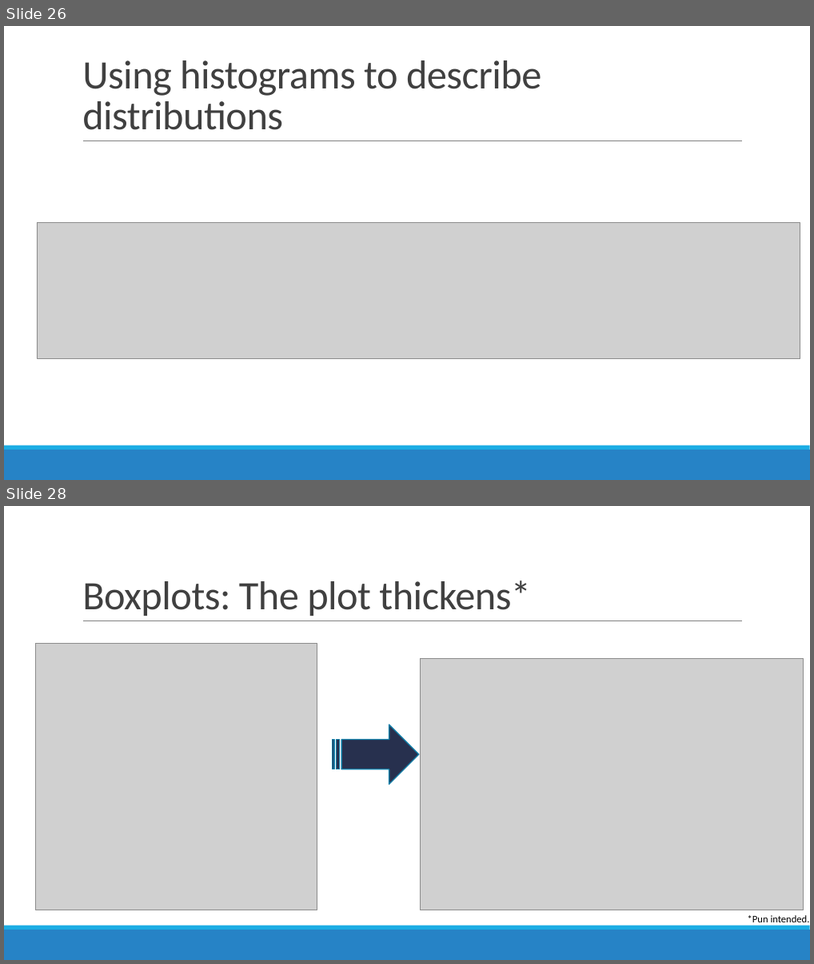
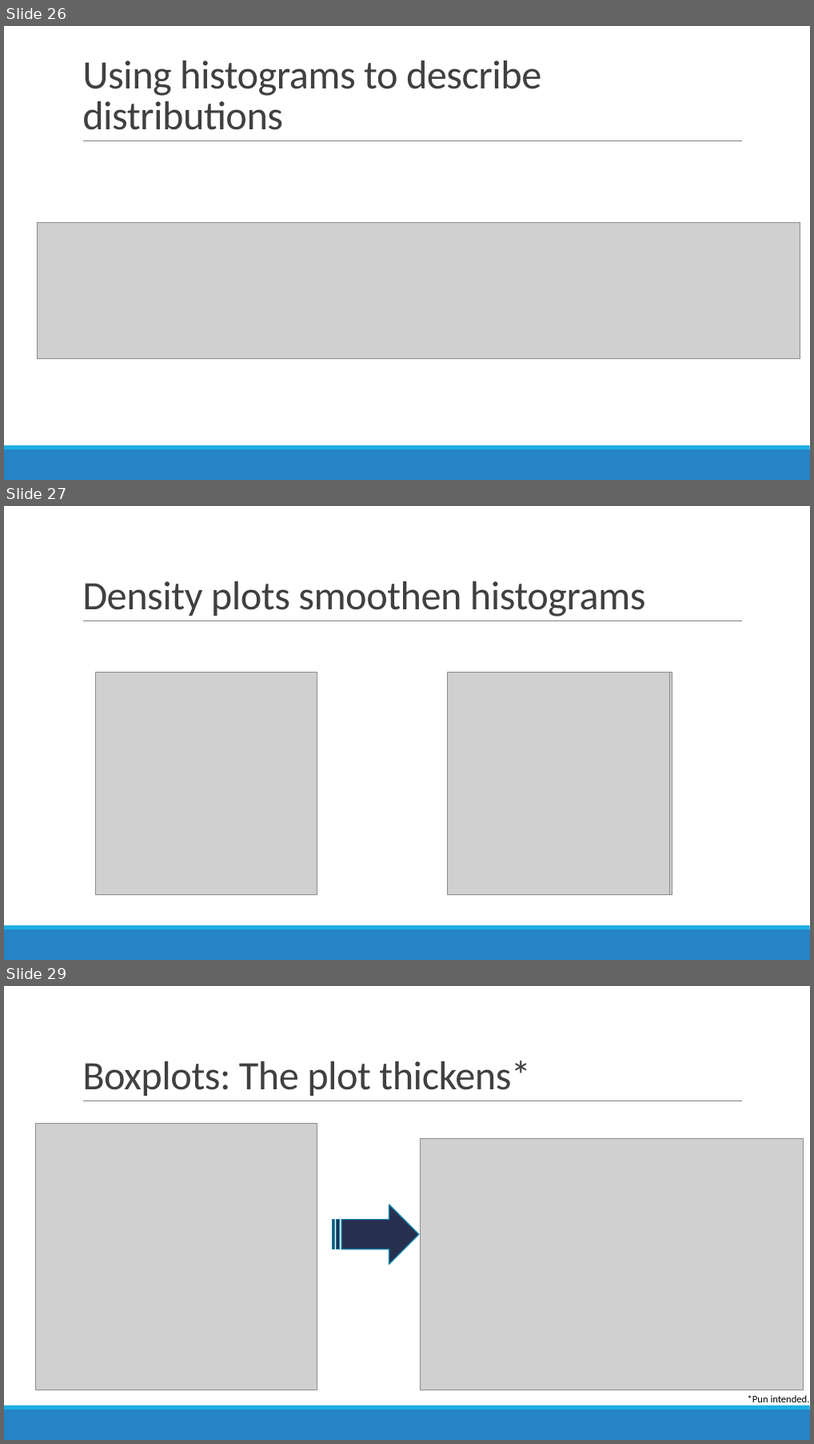
Before and after one commit to sjspielman/bio5312_fall2017, a slide deck: slides/day1_descriptive_and_summary.pptx. Shown one above the other, each under a label of ours: slides 26 and 28 before the commit, slides 26, 27 and 29 after it; the slides between them are not shown. The pictures are 814x964 and 814x1444 pixels, drawn with LibreOffice and Linux fonts; fonts in the diff are those of the drawing; grey boxes stand for pictures. Boxes give left, top, right and bottom in pixels: in the first picture for what was removed or moved away, otherwise in the second. Text is boxed around its words. In the diff, an @@ line names an element or a change of style, - is before the commit and + after.

Commit message:
Added violin and density to day1

```diff
--- a/slides/day1_descriptive_and_summary.pptx
+++ b/slides/day1_descriptive_and_summary.pptx
@@ slide 27 added at bbox=[4, 506, 810, 960], background #FFFFFF; not listed: 3 template elements that a slide beside it also shows @@
@@ title added at bbox=[82, 581, 646, 616], 48 pt, text #404040 @@
+Density plots smoothen histograms
@@ picture added at bbox=[95, 672, 318, 894] @@
@@ picture added at bbox=[448, 672, 670, 894] @@
@@ picture added at bbox=[450, 672, 673, 894] @@
@@ what was slide 28 is now slide 29 @@
```
Also in this commit, not shown: 3 slides changed, 1 other slide added, 9 other files.
